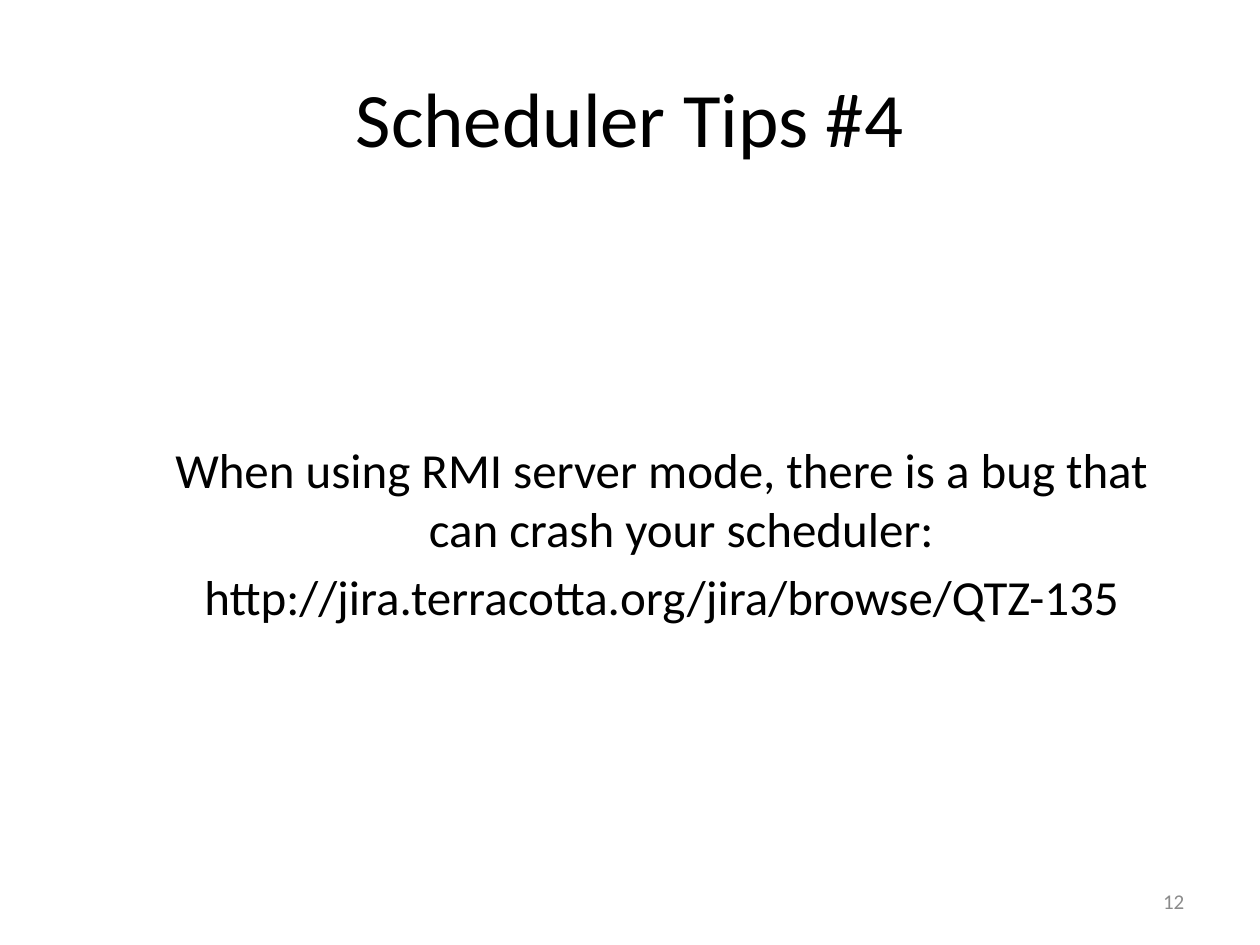
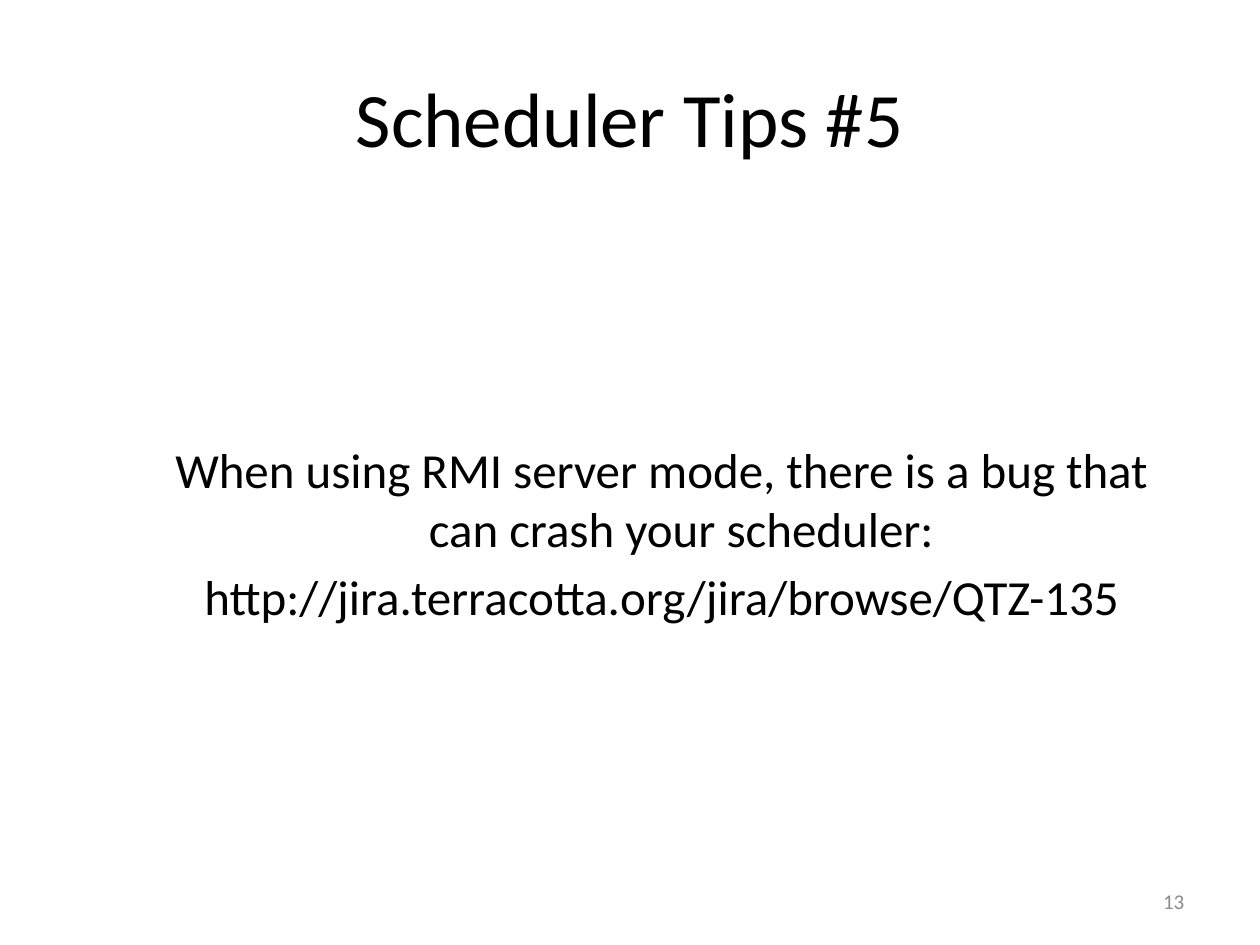
Before and after one commit to saltnlight5/myschedule.experiment, a slide deck: slide 13 of jug-quartz/JUG-QuartzScheduler.pptx (slide 12 before the commit). Drawn at 1260x945 pixels with LibreOffice and Linux fonts; fonts in the diff are those of the drawing. Boxes give left, top, right and bottom in pixels: in the first picture for what was removed or moved away, otherwise in the second. Text is boxed around its words. In the diff, an @@ line names an element or a change of style, - is before the commit and + after.

```diff
--- a/jug-quartz/JUG-QuartzScheduler.pptx
+++ b/jug-quartz/JUG-QuartzScheduler.pptx
@@ title at [356, 93, 903, 160]: text changed @@
-Scheduler Tips #4
+Scheduler Tips #5
@@ page number at [1163, 895, 1184, 909]: text changed @@
-12
+13
```
Also in this commit, not shown: 5 other slides changed, 1 slide added, 9 other files.
